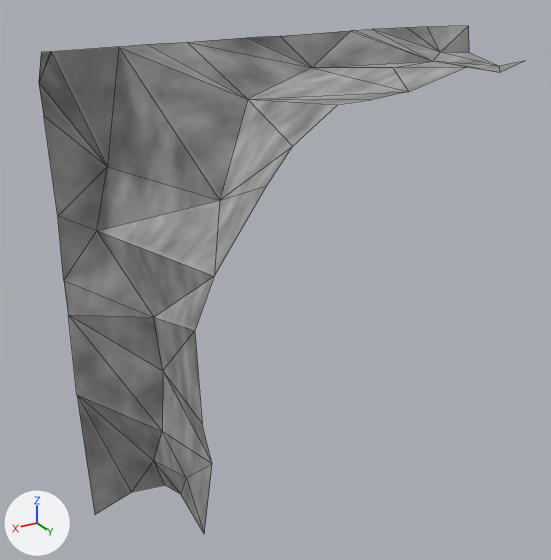
The glTF model Rogue-Robots/Assets/Models/ModularBlocks/InnerCornerFlat1.gltf: old version first, new version second.
Both versions are drawn from a 50 mm lens placed at (4.29, 8.49, 5.79), pointed at (0.31, 1.86, 2.48). The axes (+X, +Y, +Z) are drawn at lower left. The lights are the same throughout. Mesh edges are drawn as thin lines. Vertices at the same position are counted once.

In view in the first picture: 'InnerCornerFlat1'.
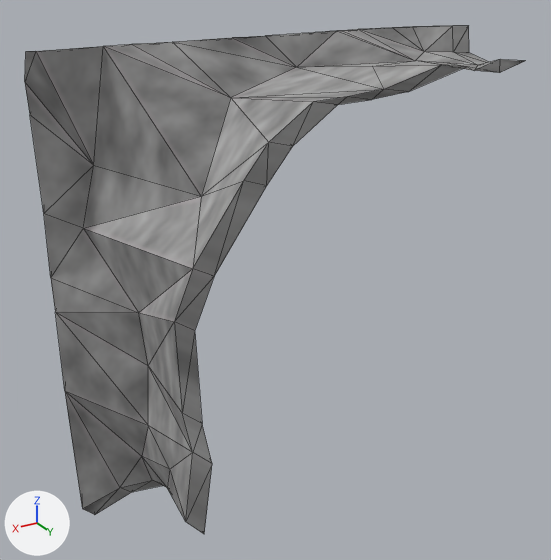
Location of each change, (x1, y1, x2, y2) in pixels of the pictures (551 x 560 px):
'InnerCornerFlat1', reshaped
    before: (39, 26, 524, 533)
    after: (25, 26, 524, 534)
part 1 of me_scene_018, built on
    before: (39, 52, 51, 80)
    after: (25, 26, 524, 534)

Edits to the bpy script that builds the scene:
```text
Change me_scene_018:
    used by ob_innercornerflat1; location = (0.0, 0.0, 0.0)
    remove me_scene_018.from_pydata(...)  # 52 vertices, 63 faces; spans x -2.5..2.5, y 1.35..2.5, z 0.0..5.0
    add me_scene_018.from_pydata(...)  # 102 vertices, 200 faces; spans x -2.5..2.69, y 1.35..2.59, z 0.0..5.04
    me_scene_018 part 1
    1 vertex is removed from x 2.42, y 1.6, z 5.0
    2 faces are deleted
    51 vertices are added at x -2.0..2.69, y 1.65..2.59, z 0.35..5.04
    139 new faces join them
```
